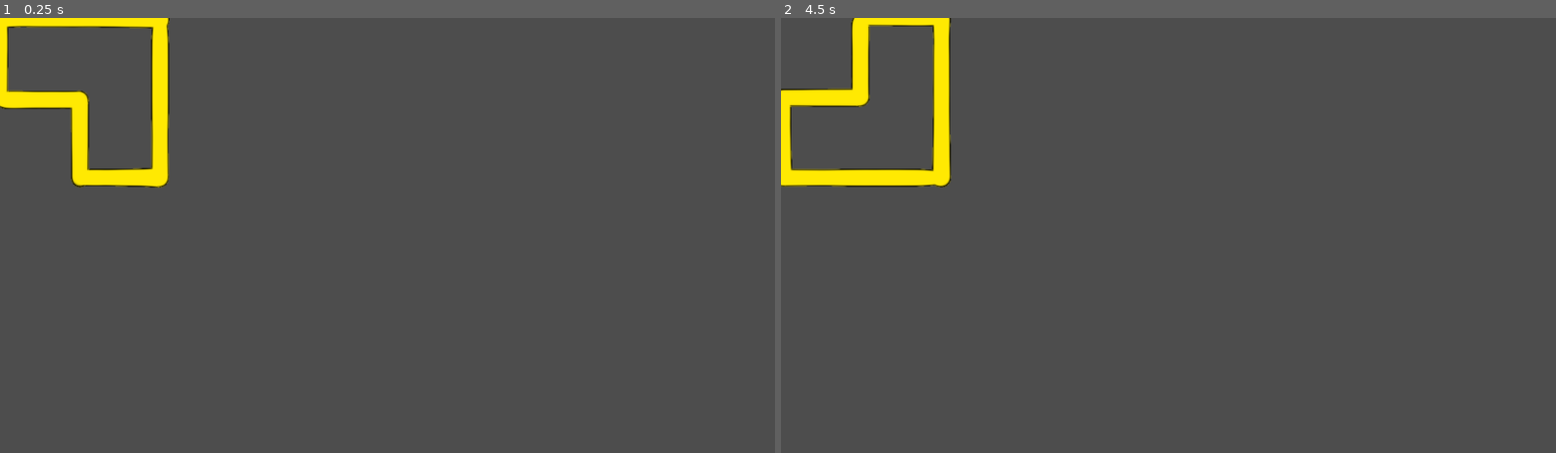
Above: before the commit, frames 1-2 (left to right).
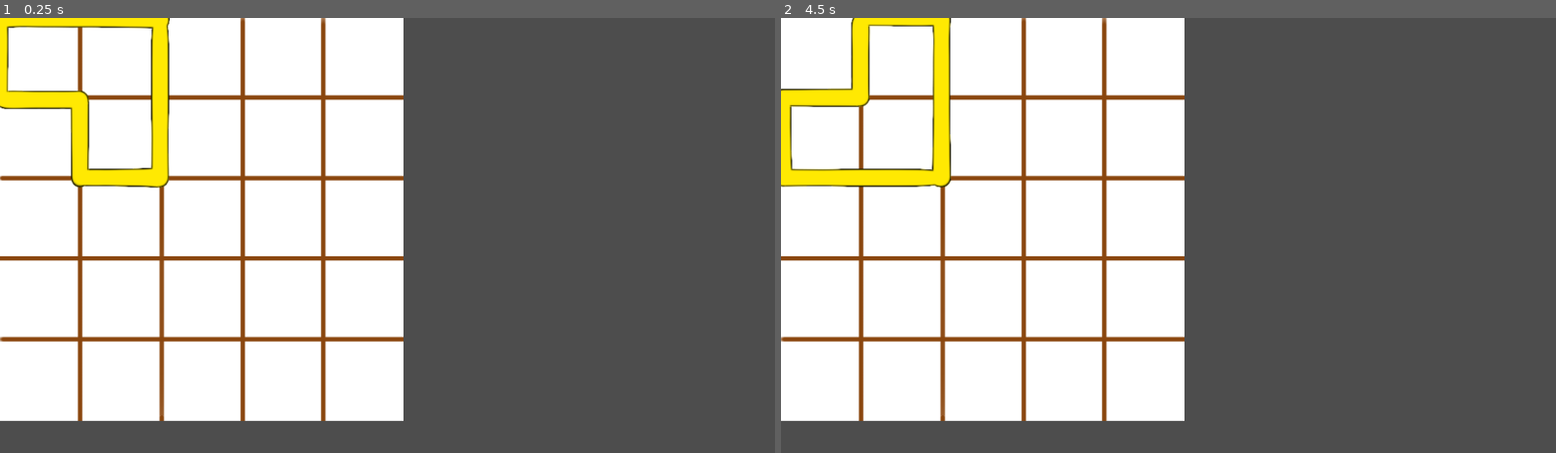
Above: after the commit, the same moments.

Repository: TenningYaya/The-King-is-died
Game: Godot game, scene res://Scene/Game.tscn
Same seed, same stepped clock (60 frames per second), same inputs: the game is played once before the commit and once after it.
Inputs (mouse positions are in pixels of both pictures, inside the frame that each line leads up to):
- Up to frame 1 (0.25 s): no input
- Up to frame 2 (4.5 s): tap Enter at 0.5, 2, 3.5 s; move the mouse to (1339, 213) at 0.52 s; press the mouse at (1339, 213) at 0.53 s; tap Space at 1.25, 2.75, 4.25 s; move the mouse to (1013, 257) at 1.27 s; release the mouse at (1013, 257) at 1.28 s; right-click (1013, 257) at 1.35 s; move the mouse to (1246, 139) at 2.02 s; press the mouse at (1246, 139) at 2.03 s; move the mouse to (1129, 322) at 2.77 s; release the mouse at (1129, 322) at 2.78 s; right-click (1129, 322) at 2.85 s; move the mouse to (1401, 300) at 3.52 s; press the mouse at (1401, 300) at 3.53 s; move the mouse to (936, 170) at 4.27 s; release the mouse at (936, 170) at 4.28 s; right-click (936, 170) at 4.35 s

The runs differ from the first frame. In frame 1, 46% of the frame differs, in the area x 0-53%, y 0-93%; in frame 2, 46%.

Commit message:
temp tile

Diff:
--- a/Scene/Game.tscn
+++ b/Scene/Game.tscn
@@ -1,8 +1,13 @@
 [gd_scene format=3 uid="uid://d3ylqyij3fkit"]
 
 [ext_resource type="PackedScene" uid="uid://jfqlwaedgf0u" path="res://scene/gaze.tscn" id="1_5kiuu"]
+[ext_resource type="Texture2D" uid="uid://b8veoqh66lpuw" path="res://temp.png" id="1_dbls1"]
 
 [node name="Game" type="Node2D" unique_id=1503047627]
 
+[node name="temp" type="Sprite2D" parent="." unique_id=1305795195]
+position = Vector2(300, 300)
+texture = ExtResource("1_dbls1")
+
 [node name="Gaze" parent="." unique_id=511512720 instance=ExtResource("1_5kiuu")]
 position = Vector2(123, 79)
Binary file added: temp.png
Not shown, added: temp.png.import
